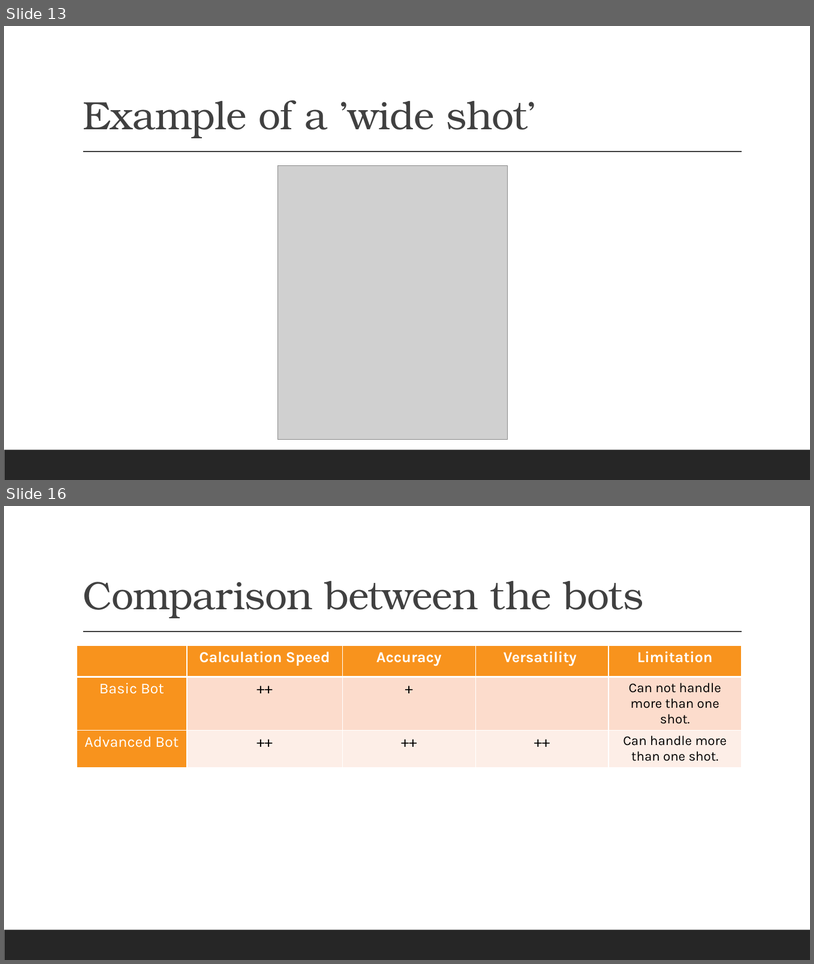
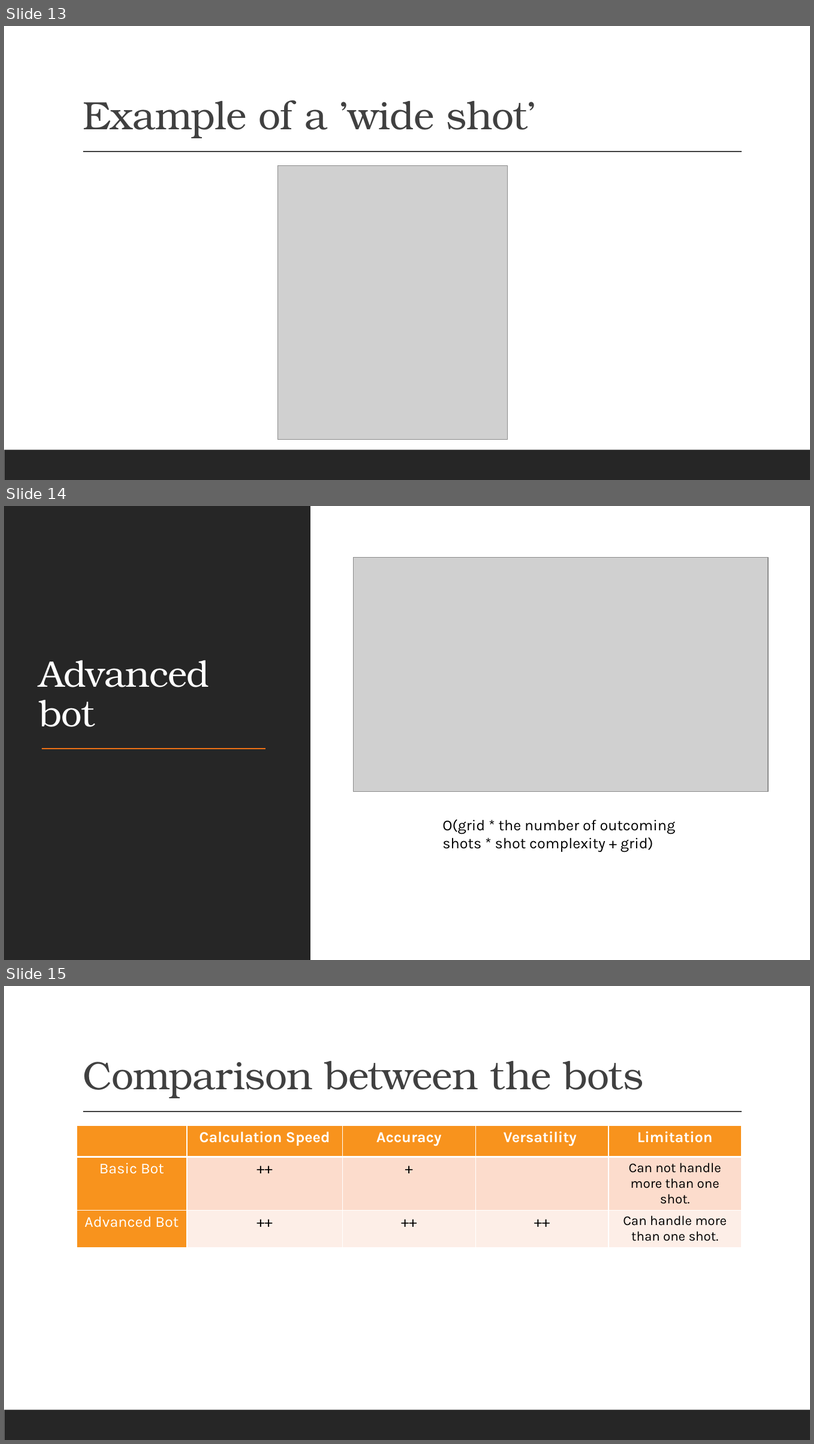
Before and after one commit to renesteeman/Project1-2_Group4, a slide deck: Crazy Putting phase 2.pptx. Shown one above the other, each under a label of ours: slides 13 and 16 before the commit, slides 13, 14 and 15 after it; the slides between them are not shown. The pictures are 814x964 and 814x1444 pixels, drawn with LibreOffice and Linux fonts; fonts in the diff are those of the drawing; grey boxes stand for pictures. Boxes give left, top, right and bottom in pixels: in the first picture for what was removed or moved away, otherwise in the second. Text is boxed around its words. In the diff, an @@ line names an element or a change of style, - is before the commit and + after.

```diff
--- a/Crazy Putting phase 2.pptx
+++ b/Crazy Putting phase 2.pptx
@@ slide 14 added at <box>4,506,810,960</box>, background #FFFFFF @@
@@ rectangle added at <box>4,506,810,960</box>, fill #FFFFFF @@
@@ rectangle added at <box>4,506,311,960</box>, fill #262626 @@
@@ picture added at <box>354,558,768,791</box> @@
@@ title added at <box>39,660,210,727</box>, 44 pt, text #FFFFFF @@
+Advanced bot
@@ line added from (42, 748) to (266, 748), #EC7016 1.5 pt @@
@@ text added at <box>443,819,676,852</box>, 18 pt, text #000000 @@
+O(grid * the number of outcoming shots * shot complexity + grid)
@@ rectangle added at <box>4,930,810,960</box>, fill #262626 @@
@@ what was slide 16 is now slide 15 @@
```
Also in this commit, not shown: 1 slide changed, 2 slides removed, 3 other files.
